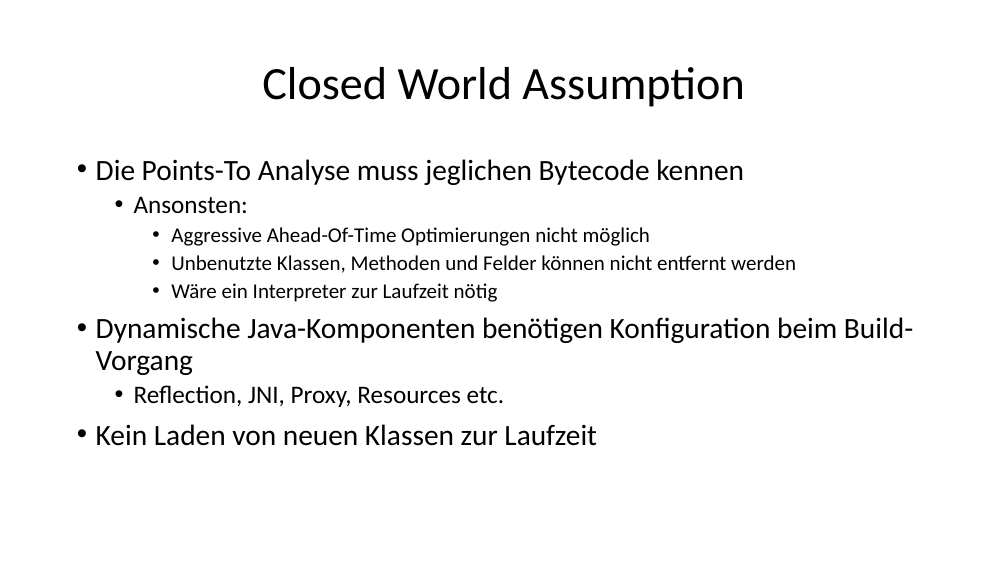
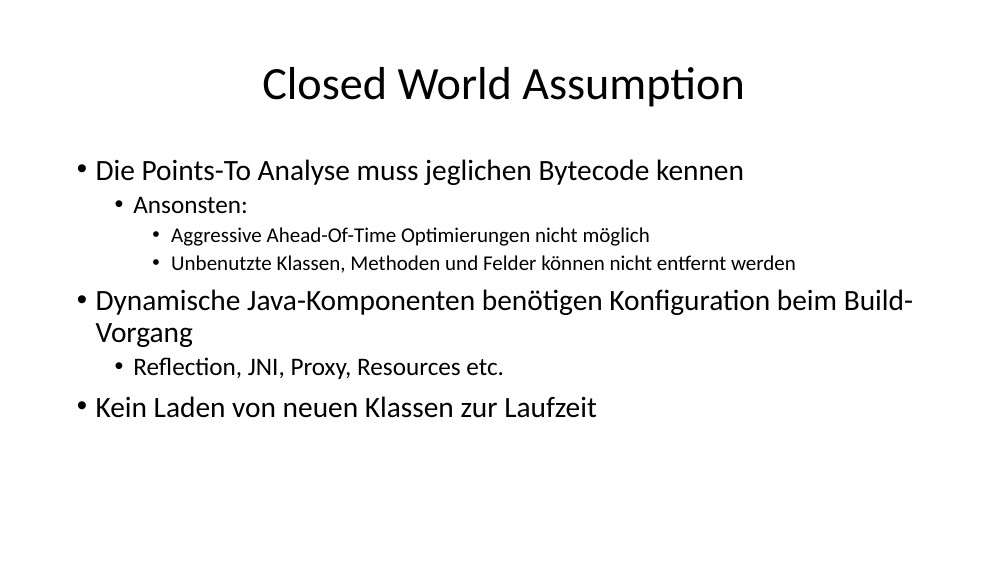
Before and after one commit to ErikSimonsen/Seminar_GraalVM_NativeImage, a slide deck: slide 12 of Seminar-GraalVM-NativeImage.pptx. Drawn at 1008x567 pixels with LibreOffice and Linux fonts; fonts in the diff are those of the drawing. Boxes give left, top, right and bottom in pixels: in the first picture for what was removed or moved away, otherwise in the second. Text is boxed around its words. In the diff, an @@ line names an element or a change of style, - is before the commit and + after.

```diff
--- a/Seminar-GraalVM-NativeImage.pptx
+++ b/Seminar-GraalVM-NativeImage.pptx
@@ text at (171,283,498,302): paragraph removed @@
-    • Wäre ein Interpreter zur Laufzeit nötig
```
Also in this commit, not shown: 17 other slides changed, 1 slide added, 1 other file.
